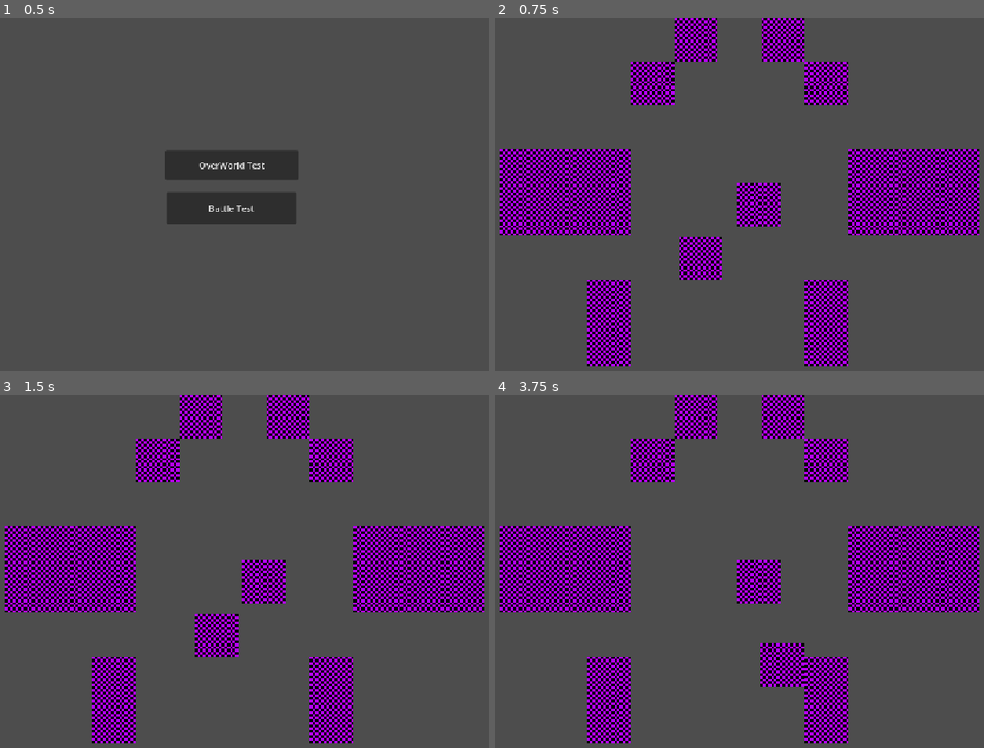
Above: before the commit, frames 1-4 (two rows, left to right).
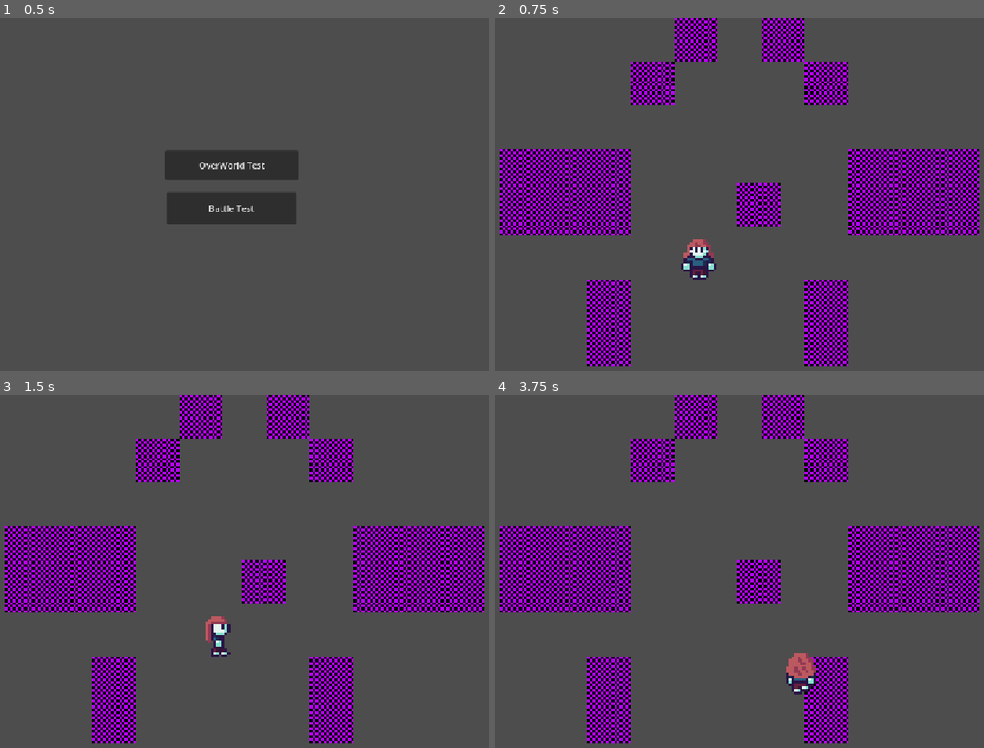
Above: after the commit, the same moments.

Repository: fffussel/RandomRPG
Game: Godot game, scene res://Scenes/Menu/mainMenu.tscn
Same seed, same stepped clock (60 frames per second), same inputs: the game is played once before the commit and once after it.
Inputs:
- Up to frame 1 (0.5 s): no input
- Up to frame 2 (0.75 s): click "OverWorld Test" at 0.5 s
- Up to frame 3 (1.5 s): tap Enter at 1.25 s; hold D (worldSceneWalkEast) from 1.28 s (still down)
- Up to frame 4 (3.75 s): release D (worldSceneWalkEast) at 2.03 s; hold S (worldSceneWalkSouth) 2.03-2.78 s; hold D (worldSceneWalkEast) 2.78-3.53 s; hold W (worldSceneWalkNorth) from 3.53 s (still down)

Frame 1 is identical in both runs. In frame 2, 1.1% of the frame differs, in the area x 37-47%, y 62-75%; in frame 3, 1.1%; in frame 4, 1.4%, in the area x 54-66%, y 70-85%.

Commit message:
fuck it, we ball

Diff:
--- a/Scenes/World/Player/player.tscn
+++ b/Scenes/World/Player/player.tscn
@@ -1,7 +1,158 @@
 [gd_scene format=3 uid="uid://c58155vfx0uwj"]
 
-[ext_resource type="Texture2D" uid="uid://55hlrkuedl6e" path="res://AssetEX/Sprites/Test/16x16_test.png" id="1_5lcfh"]
 [ext_resource type="Script" uid="uid://m86mixxeo5ub" path="res://Scripts/World/Player/player.gd" id="1_nko6g"]
+[ext_resource type="Texture2D" uid="uid://rt8cae5cuxdd" path="res://AssetEX/Sprites/16x16/char/main/main_char.png" id="2_nko6g"]
+
+[sub_resource type="AtlasTexture" id="AtlasTexture_ju4de"]
+atlas = ExtResource("2_nko6g")
+region = Rect2(0, 16, 16, 16)
+
+[sub_resource type="AtlasTexture" id="AtlasTexture_dvp4h"]
+atlas = ExtResource("2_nko6g")
+region = Rect2(0, 32, 16, 16)
+
+[sub_resource type="AtlasTexture" id="AtlasTexture_xial5"]
+atlas = ExtResource("2_nko6g")
+region = Rect2(0, 0, 16, 16)
+
+[sub_resource type="AtlasTexture" id="AtlasTexture_88egf"]
+atlas = ExtResource("2_nko6g")
+region = Rect2(0, 48, 16, 16)
+
+[sub_resource type="AtlasTexture" id="AtlasTexture_v3vvt"]
+atlas = ExtResource("2_nko6g")
+region = Rect2(16, 16, 16, 16)
+
+[sub_resource type="AtlasTexture" id="AtlasTexture_p00qq"]
+atlas = ExtResource("2_nko6g")
+region = Rect2(32, 16, 16, 16)
+
+[sub_resource type="AtlasTexture" id="AtlasTexture_ah5ck"]
+atlas = ExtResource("2_nko6g")
+region = Rect2(16, 32, 16, 16)
+
+[sub_resource type="AtlasTexture" id="AtlasTexture_6gnh7"]
+atlas = ExtResource("2_nko6g")
+region = Rect2(32, 32, 16, 16)
+
+[sub_resource type="AtlasTexture" id="AtlasTexture_xhy25"]
+atlas = ExtResource("2_nko6g")
+region = Rect2(16, 0, 16, 16)
+
+[sub_resource type="AtlasTexture" id="AtlasTexture_86t3r"]
+atlas = ExtResource("2_nko6g")
+region = Rect2(32, 0, 16, 16)
+
+[sub_resource type="AtlasTexture" id="AtlasTexture_cxt0s"]
+atlas = ExtResource("2_nko6g")
+region = Rect2(16, 48, 16, 16)
+
+[sub_resource type="AtlasTexture" id="AtlasTexture_xpvhn"]
+atlas = ExtResource("2_nko6g")
+region = Rect2(32, 48, 16, 16)
+
+[sub_resource type="SpriteFrames" id="SpriteFrames_giktf"]
+animations = [{
+"frames": [{
+"duration": 1.0,
+"texture": SubResource("AtlasTexture_ju4de")
+}],
+"loop": 1,
+"name": &"idle_E",
+"speed": 5.0
+}, {
+"frames": [{
+"duration": 1.0,
+"texture": SubResource("AtlasTexture_dvp4h")
+}],
+"loop": 1,
+"name": &"idle_N",
+"speed": 5.0
+}, {
+"frames": [{
+"duration": 1.0,
+"texture": SubResource("AtlasTexture_xial5")
+}],
+"loop": 1,
+"name": &"idle_S",
+"speed": 5.0
+}, {
+"frames": [{
+"duration": 1.0,
+"texture": SubResource("AtlasTexture_88egf")
+}],
+"loop": 1,
+"name": &"idle_W",
+"speed": 5.0
+}, {
+"frames": [{
+"duration": 1.0,
+"texture": SubResource("AtlasTexture_ju4de")
+}, {
+"duration": 1.0,
+"texture": SubResource("AtlasTexture_v3vvt")
+}, {
+"duration": 1.0,
+"texture": SubResource("AtlasTexture_ju4de")
+}, {
+"duration": 1.0,
+"texture": SubResource("AtlasTexture_p00qq")
+}],
+"loop": 1,
+"name": &"walk_E",
+"speed": 8.0
+}, {
+"frames": [{
+"duration": 1.0,
+"texture": SubResource("AtlasTexture_dvp4h")
+}, {
+"duration": 1.0,
+"texture": SubResource("AtlasTexture_ah5ck")
+}, {
+"duration": 1.0,
+"texture": SubResource("AtlasTexture_dvp4h")
+}, {
+"duration": 1.0,
+"texture": SubResource("AtlasTexture_6gnh7")
+}],
+"loop": 1,
+"name": &"walk_N",
+"speed": 8.0
+}, {
+"frames": [{
+"duration": 1.0,
+"texture": SubResource("AtlasTexture_xial5")
+}, {
+"duration": 1.0,
+"texture": SubResource("AtlasTexture_xhy25")
+}, {
+"duration": 1.0,
+"texture": SubResource("AtlasTexture_xial5")
+}, {
+"duration": 1.0,
+"texture": SubResource("AtlasTexture_86t3r")
+}],
+"loop": 1,
+"name": &"walk_S",
+"speed": 8.0
+}, {
+"frames": [{
+"duration": 1.0,
+"texture": SubResource("AtlasTexture_88egf")
+}, {
+"duration": 1.0,
+"texture": SubResource("AtlasTexture_cxt0s")
+}, {
+"duration": 1.0,
+"texture": SubResource("AtlasTexture_88egf")
+}, {
+"duration": 1.0,
+"texture": SubResource("AtlasTexture_xpvhn")
+}],
+"loop": 1,
+"name": &"walk_W",
+"speed": 8.0
+}]
 
 [sub_resource type="RectangleShape2D" id="RectangleShape2D_njsof"]
 size = Vector2(16, 16)
@@ -9,8 +160,10 @@
 [node name="Player" type="CharacterBody2D" unique_id=1753926807]
 script = ExtResource("1_nko6g")
 
-[node name="16x16Test" type="Sprite2D" parent="." unique_id=1532093235]
-texture = ExtResource("1_5lcfh")
+[node name="PlayerSprite" type="AnimatedSprite2D" parent="." unique_id=1027311598]
+sprite_frames = SubResource("SpriteFrames_giktf")
+animation = &"idle_E"
+frame_progress = 0.7755945
 
 [node name="CollisionShape2D" type="CollisionShape2D" parent="." unique_id=2099872]
 shape = SubResource("RectangleShape2D_njsof")
--- a/Scripts/World/Player/player.gd
+++ b/Scripts/World/Player/player.gd
@@ -1,7 +1,11 @@
 extends CharacterBody2D
 
+@onready var playerSprite: AnimatedSprite2D = $PlayerSprite
 
-const SPEED = 100
+const SPEED = 125
+
+var animDir: int = 0
+var animWalk: bool = false
 
 
 func _physics_process(delta: float) -> void:
@@ -10,12 +14,46 @@
 
 	if directionWE:
 		velocity.x = directionWE * SPEED
+		animWalk = true
+		if directionWE > 0:
+			animDir = 3
+		if directionWE < 0:
+			animDir = 1
 	else:
 		velocity.x = 0
 
 	if directionNS:
 		velocity.y = directionNS * SPEED
+		animWalk = true
+		if directionNS > 0:
+			animDir = 0
+		if directionNS < 0:
+			animDir = 2
 	else:
 		velocity.y = 0
 
+	if directionNS == 0 && directionWE == 0:
+		animWalk = false
+
 	move_and_slide()
+
+func _process(delta: float) -> void:
+	animProcess()
+
+func animProcess():
+	var animName
+	if animWalk:
+		animName = "walk_"
+	else:
+		animName = "idle_"
+
+	if animDir == 0:
+		animName += "S"
+	elif animDir == 1:
+		animName += "E"
+	elif animDir == 2:
+		animName += "N"
+	elif animDir == 3:
+		animName += "W"
+
+	playerSprite.play(animName)
--- a/project.godot
+++ b/project.godot
@@ -19,6 +19,10 @@
 
 window/stretch/mode="canvas_items"
 window/stretch/aspect="expand"
+
+[dotnet]
+
+project/assembly_name="RPG"
 
 [input]
 
Binary file added: AssetEX/Sprites/16x16/char/main/main_char.png
Not shown, added: AssetEX/Sprites/16x16/char/main/main_char.png.import
